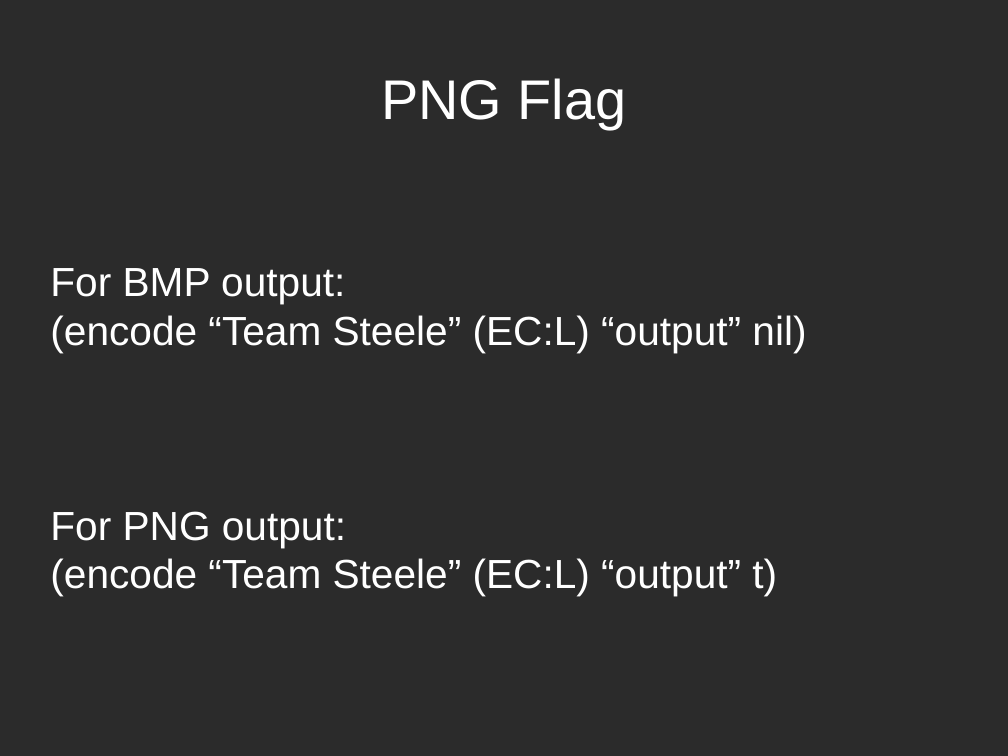
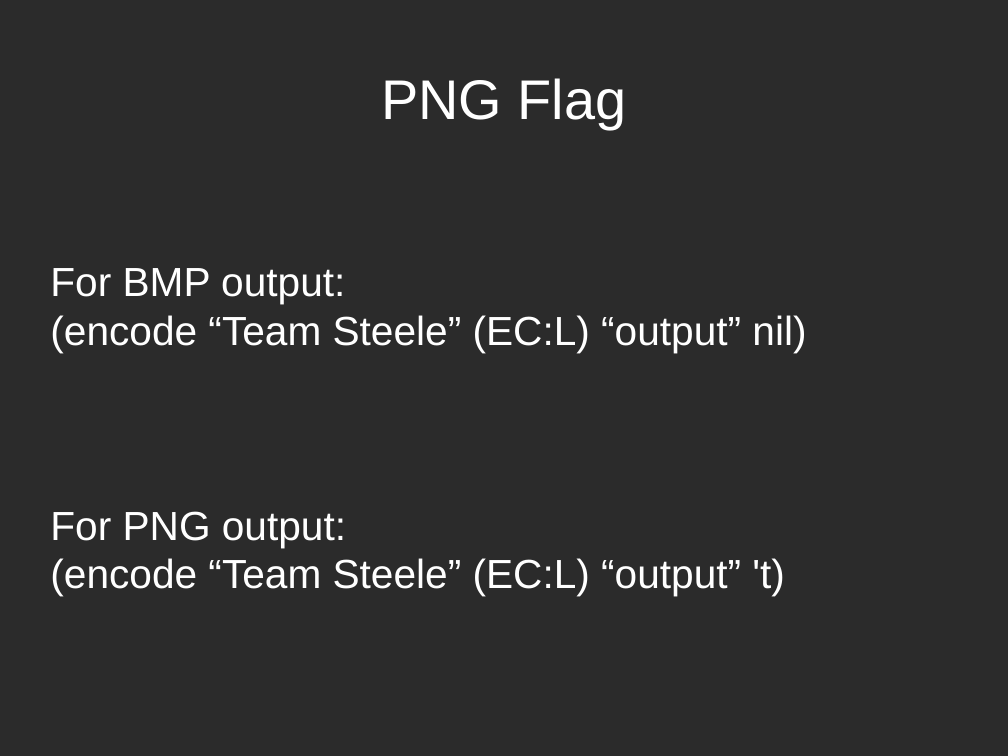
Before and after one commit to directrix1/se2, a slide deck: slide 5 of qr/Presentation.odp (slide 6 before the commit). Drawn at 1008x756 pixels with LibreOffice and Linux fonts; fonts in the diff are those of the drawing; background and template pictures are left out; a plain dark background stands for a picture behind light text. Boxes give left, top, right and bottom in pixels: in the first picture for what was removed or moved away, otherwise in the second. Text is boxed around its words. In the diff, an @@ line names an element or a change of style, - is before the commit and + after.

Commit message:
Updated slides.

```diff
--- a/qr/Presentation.odp
+++ b/qr/Presentation.odp
@@ subtitle at [50,558,785,596]: text changed @@
-(encode “Team Steele” (EC:L) “output” t)
+(encode “Team Steele” (EC:L) “output” 't)
```
Also in this commit, not shown: 1 other slide changed, 1 slide added.
